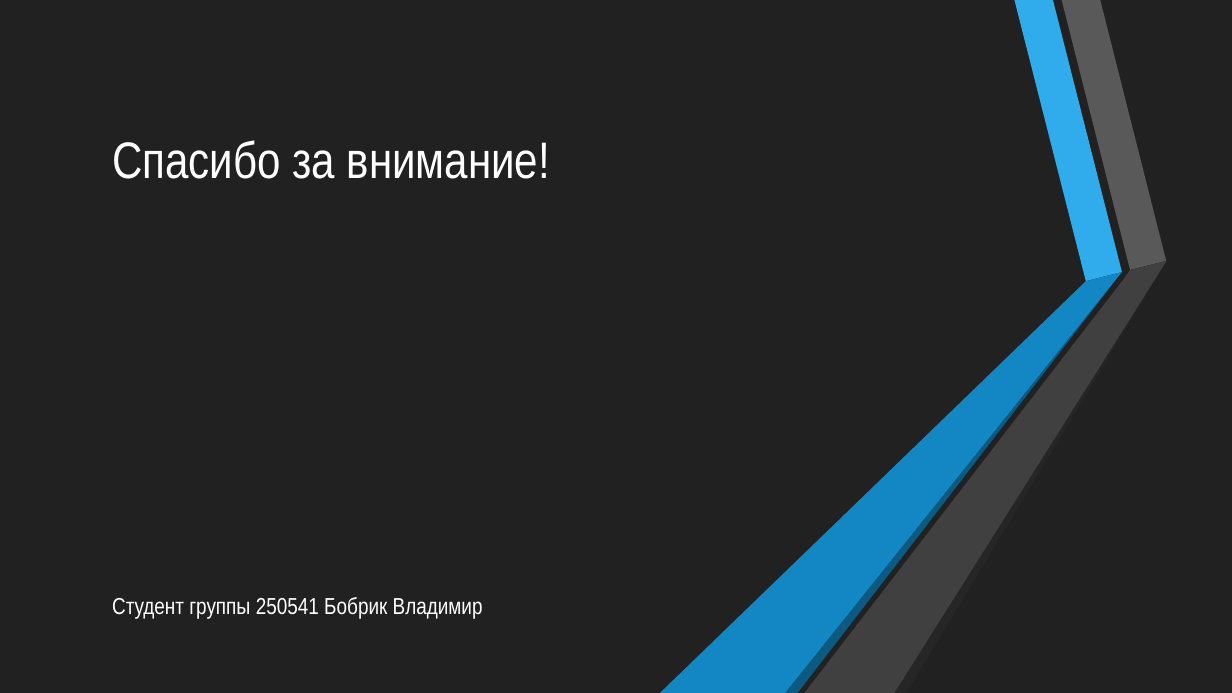
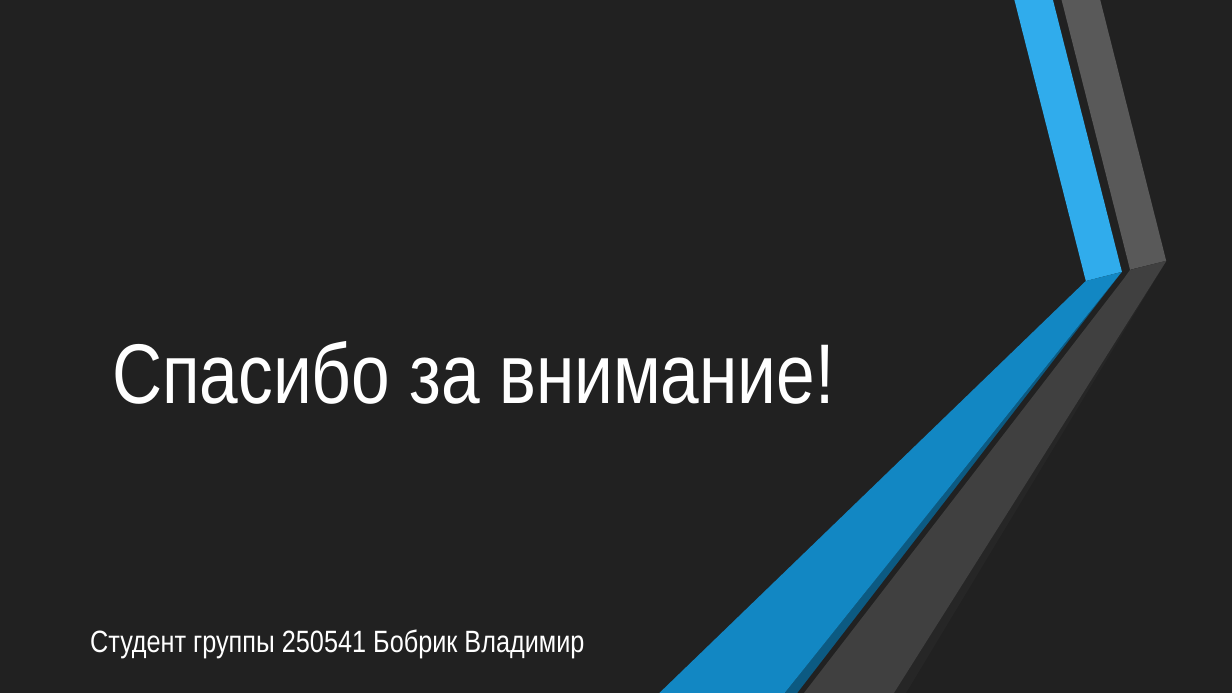
Before and after one commit to Silvarious9862/cosii, a slide deck: slide 16 of sem1/ref/250541_REFPREZ_Бобрик_В.Ю_ЦОСиИ.pptx (slide 25 before the commit). Drawn at 1232x693 pixels with LibreOffice and Linux fonts; fonts in the diff are those of the drawing. Boxes give left, top, right and bottom in pixels: in the first picture for what was removed or moved away, otherwise in the second. Text is boxed around its words. In the diff, an @@ line names an element or a change of style, - is before the commit and + after.

```diff
--- a/sem1/ref/250541_REFPREZ_Бобрик_В.Ю_ЦОСиИ.pptx
+++ b/sem1/ref/250541_REFPREZ_Бобрик_В.Ю_ЦОСиИ.pptx
@@ freeform shape: place and size @@
-freeform shape at <box>15,0,128,533</box>
+freeform shape at <box>55,0,160,269</box>
@@ freeform shape: place and size @@
-freeform shape at <box>46,0,160,539</box>
+freeform shape at <box>100,0,207,280</box>
@@ title "Спасибо за внимание!": place and size @@
-title "Спасибо за внимание!" at <box>112,140,550,179</box>
+title "Спасибо за внимание!" at <box>112,341,834,404</box>
@@ title "Спасибо за внимание!" at <box>112,341,834,404</box>: size 40 to 66 pt; vertical alignment middle to bottom @@
@@ group added at <box>55,261,563,693</box>: 4 freeform shapes @@
@@ outline redrawn in 3 elements at <box>660,272,1123,693</box>, <box>804,261,1166,693</box>, <box>785,273,1121,693</box> @@
@@ group removed at <box>15,530,262,693</box>: 4 freeform shapes @@
@@ subtitle "Студент группы 250541 Бобрик Владимир": place and size @@
-subtitle "Студент группы 250541 Бобрик Владимир" at <box>112,597,483,619</box>
+subtitle "Студент группы 250541 Бобрик Владимир" at <box>90,629,584,658</box>
@@ subtitle "Студент группы 250541 Бобрик Владимир" at <box>90,629,584,658</box>: size 18 to 24 pt; alignment left to centre; more space between paragraphs @@
```
Also in this commit, not shown: 1 other slide changed, 11 slides added, 20 slides removed, 5 other files.
